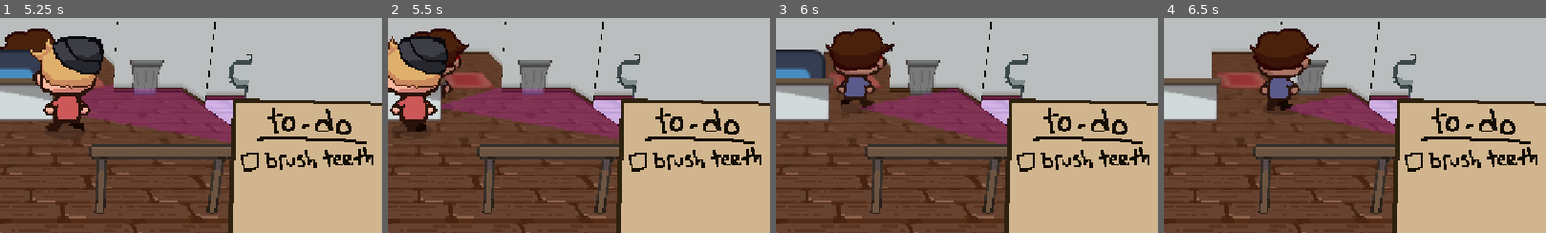
Above: before the commit, frames 1-4 (left to right).
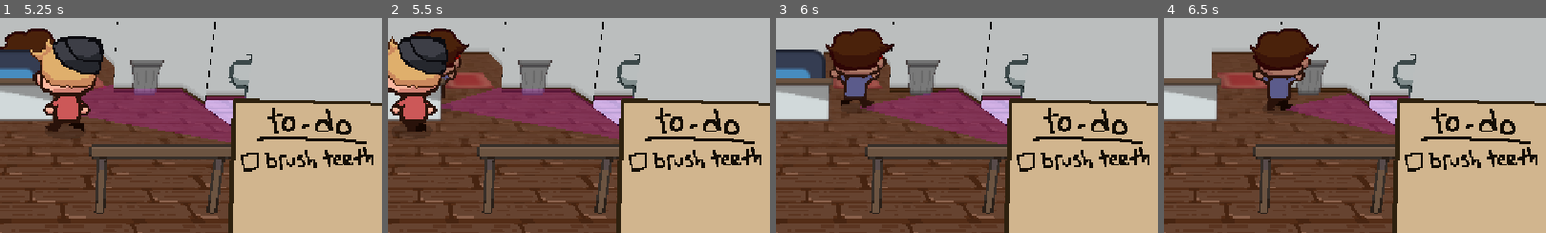
Above: after the commit, the same moments.

Repository: geekazodium/RIT-Halloween-Game-Jam-2025
Game: Godot game, scene res://menu/menu.tscn
Same seed, same stepped clock (60 frames per second), same inputs: the game is played once before the commit and once after it. The engine's default icon, where the game draws it, is replaced by a stand-in: a white triangle on a blue panel in a dark square.
Inputs (mouse positions are % of the whole screen's width and height, from its top left):
- Up to frame 1 (5.25 s): click (50, 59) at 0.5 s; move the mouse to (72, 45) at 1.27 s; hold D (move_right) 1.28-2.03 s; hold Space (interact) 1.28-2.03 s; move the mouse to (30, 55) at 2.02 s; hold S (move_down) 2.03-2.78 s; tap Space (interact) at 2.1, 3.6, 5.1 s; move the mouse to (60, 28) at 2.77 s; hold D (move_right) 2.78-3.53 s; hold Space (interact) 2.78-3.53 s; move the mouse to (45, 70) at 3.52 s; hold W (move_up) 3.53-4.28 s; move the mouse to (80, 65) at 4.27 s; hold Space (interact) 4.28-5.03 s; hold A (move_left) from 4.28 s (still down); move the mouse to (20, 35) at 5.02 s
- Up to frame 2 (5.5 s): keep holding A (move_left)
- Up to frame 3 (6 s): move the mouse to (55, 50) at 5.77 s; release A (move_left) at 5.78 s; hold S (move_down) from 5.78 s (still down); hold Space (interact) from 5.78 s (still down)
- Up to frame 4 (6.5 s): keep holding S (move_down); keep holding Space (interact)
The pictures show only the part of the screen within x 46-96%, y 28-78%; the shares and areas given below are measured in that part.

Frame 1 is identical in both runs. In frame 2, 0.2% of the frame differs, in the area x 14-18%, y 24-36%; in frame 3, 0.4%; in frame 4, 0.4%, in the area x 23-37%, y 24-36%.

Commit message:
feature: container swap item interactions instead of put and take

Diff:
--- a/item_container/container.gd
+++ b/item_container/container.gd
@@ -19,7 +19,7 @@
 			return;
 		if item != null:
 			for c in self.item_holder.get_children():
-				c.queue_free();
+				self.item_holder.remove_child(c);
 		else:
 			self.move_to_item_holder.call_deferred(value);
 		item = value;
@@ -50,3 +50,13 @@
 	var taken: Item = self.item;
 	self.item = null;
 	return taken;
+
+## nullable in/out
+func swap_item(new_item: Item) -> Item:
+	if self.item == null:
+		self.item = new_item;
+		return null;
+	var tmp: Item = self.item;
+	self.item = null;
+	self.item = new_item;
+	return tmp;
--- a/roommate/roommate_character_body.gd
+++ b/roommate/roommate_character_body.gd
@@ -58,3 +58,6 @@
 		animation += "back"
 
 	sprite.play(animation);
+
+func swap_item_with_container(container: ItemContainer) -> void:
+	self.held_item = container.swap_item(self.held_item);
--- a/roommate/tasks/roommate_task_manager.gd
+++ b/roommate/tasks/roommate_task_manager.gd
@@ -89,7 +89,7 @@
 			return;
 		var matches: bool = container.item_matches(item_key);
 		if matches:
-			self.character_body.held_item = container.take_item();
+			self.character_body.swap_item_with_container(container);
 			self._start_task();
 		else:
 			self._init_room_search_order();
@@ -178,12 +178,14 @@
 	self.task_time_left = self.current_task.seconds_required;
 
 func _go_to_target_container(delta: float) -> void:
-	self.wish_dir.target = WorldRooms.identified_containers.get(self.current_task.container_key);
+	var target_container: ItemContainer = WorldRooms.identified_containers.get(self.current_task.container_key);
+	self.wish_dir.target = target_container;
 	if self.wish_dir.is_in_range:
 		self.task_time_left -= delta;
 		if self.task_time_left <= 0:
 			self.current_task.status = RoommateTask.TaskStatus.COMPLETE;
 			self.task_status_updated.emit(self.current_task_index, self.current_task.status);
 			self.current_task_index += 1;
+			self.character_body.swap_item_with_container(target_container);
 			self._init_next_task();
 			print("task done!");
